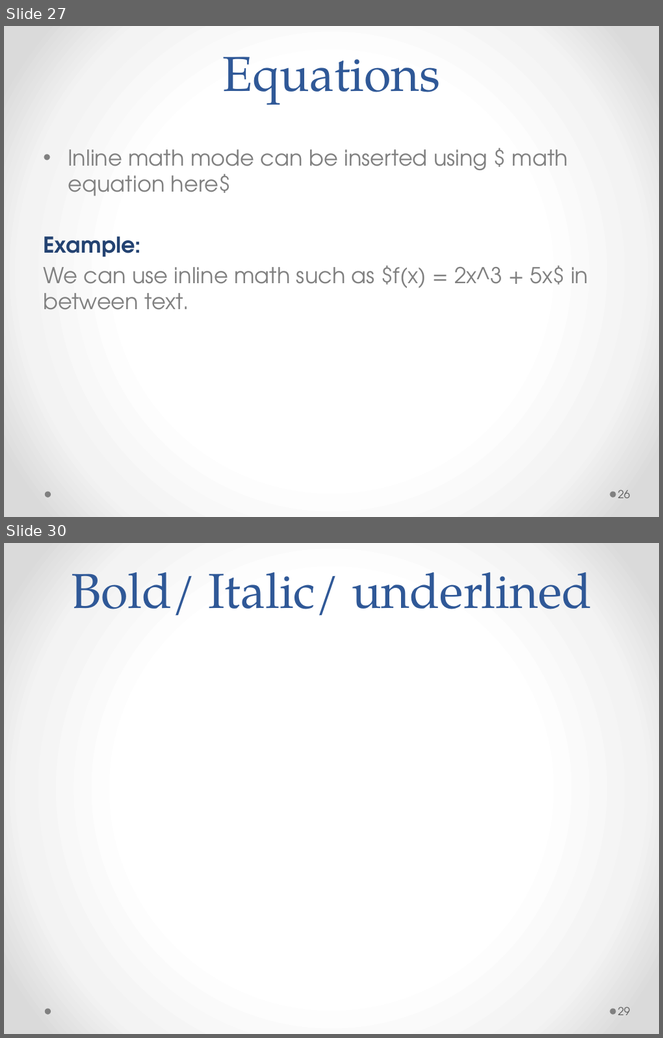
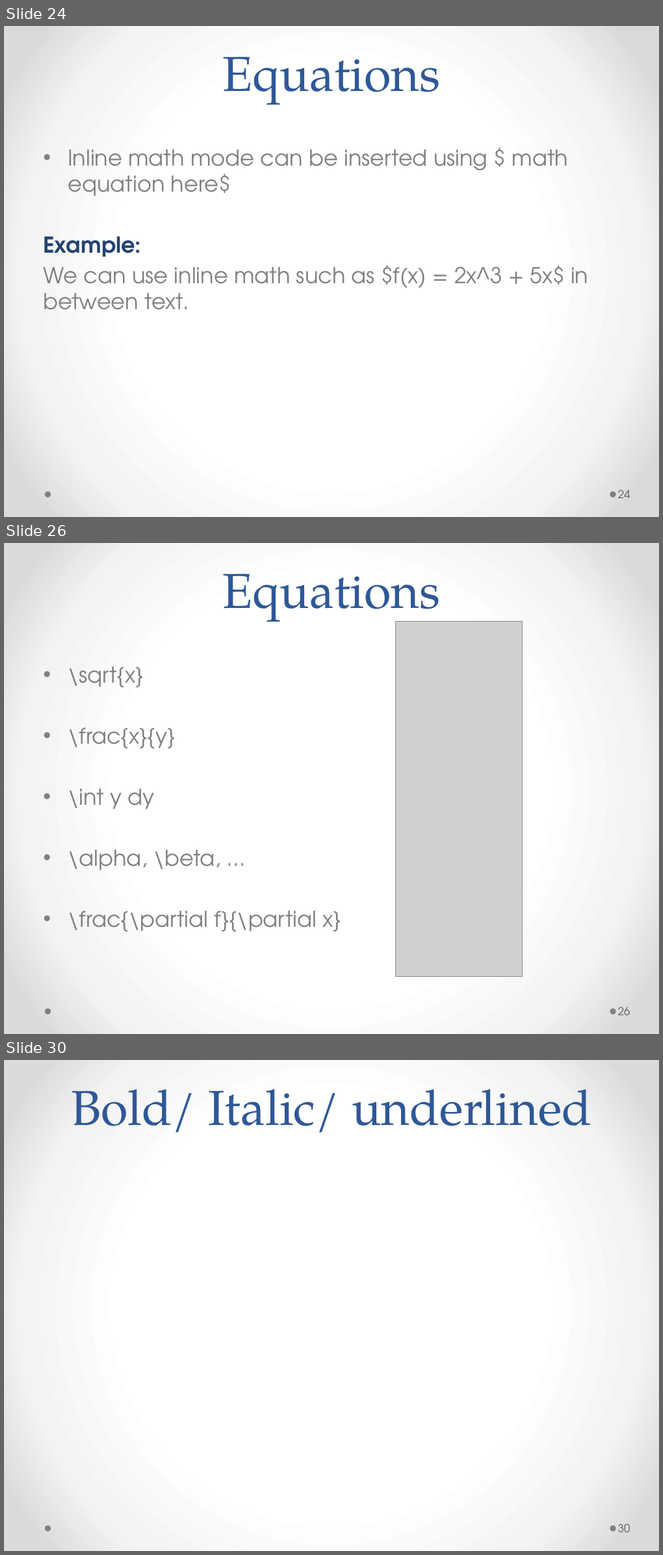
Before and after one commit to Andromedanita/Latex_workshop, a slide deck: Mine.pptx. Shown one above the other, each under a label of ours: slides 27 and 30 before the commit, slides 24, 26 and 30 after it; the slides between them are not shown. The pictures are 663x1038 and 663x1555 pixels, drawn with LibreOffice and Linux fonts; fonts in the diff are those of the drawing; grey boxes stand for pictures. Boxes give left, top, right and bottom in pixels: in the first picture for what was removed or moved away, otherwise in the second. Text is boxed around its words. In the diff, an @@ line names an element or a change of style, - is before the commit and + after.

```diff
--- a/Mine.pptx
+++ b/Mine.pptx
@@ slide 26 added at (4,543,659,1034), background gradient #FFFFFF to #F4F4F4 to #DADADA; not listed: 2 template elements that a slide beside it also shows @@
@@ title added at (222,574,441,626), 54 pt, text #2F5897 @@
+Equations
@@ picture added at (396,621,523,976) @@
@@ text added at (68,667,341,932), 24 pt, text #808080 @@
+• \sqrt{x}
+• \frac{x}{y}
+• \int y dy
+• \alpha, \beta, …
+• \frac{\partial f}{\partial x}
@@ page number added at (618,1007,631,1016), 12 pt, text #595959 @@
+26
@@ what was slide 27 is now slide 24 @@
@@ page number at (618,490,631,499): text changed @@
-26
+24
@@ page number at (618,1524,631,1533): text changed @@
-29
+30
```
Also in this commit, not shown: 3 slides changed, 4 other slides added, 1 slide removed, 2 other files.
